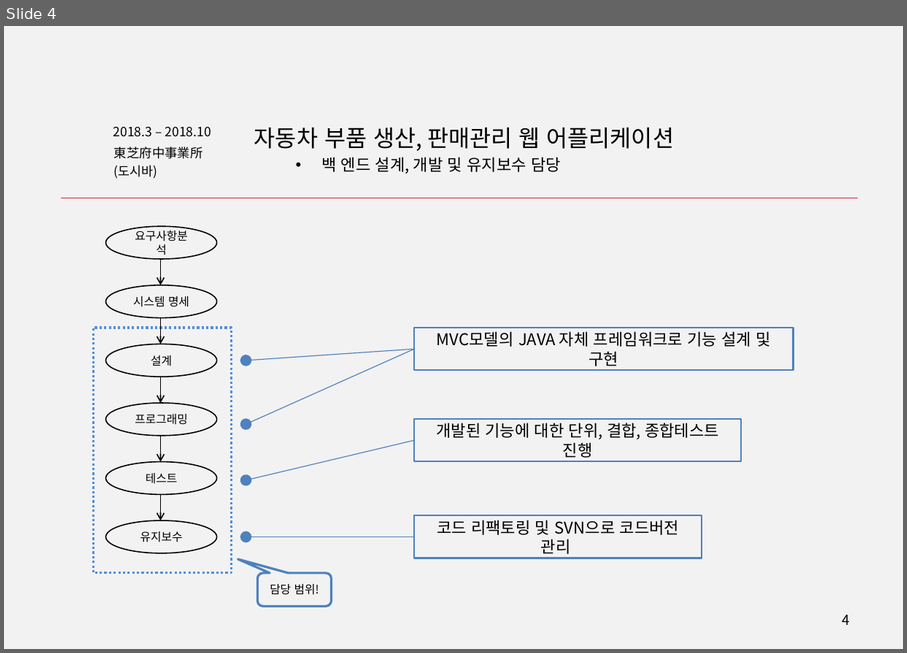
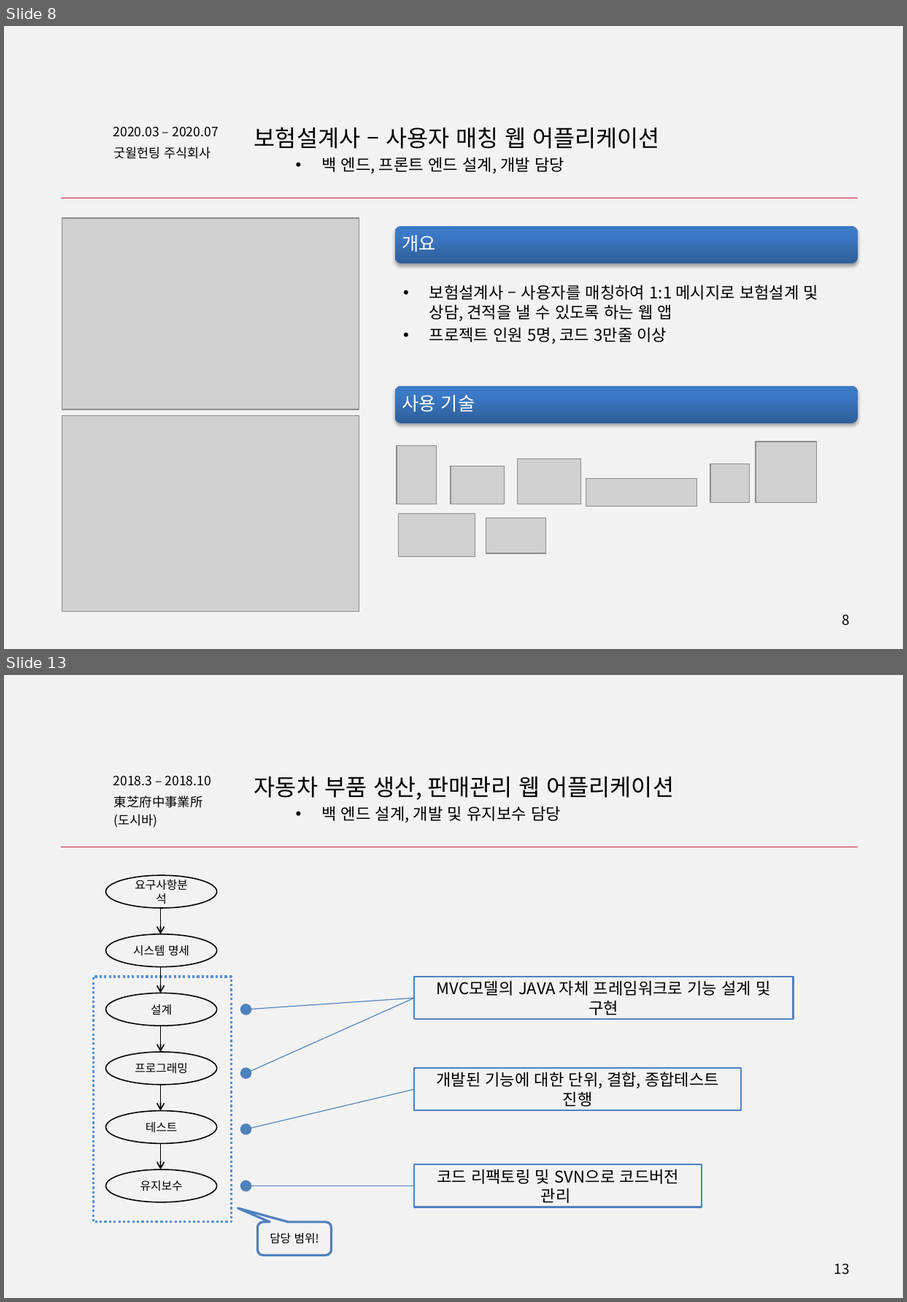
Before and after one commit to Marmaladee/Portfolio, a slide deck: 포트폴리오_강동수(Kang Dongsoo).pptx. Shown one above the other, each under a label of ours: slide 4 before the commit, slides 8 and 13 after it; the slides between them are not shown. The pictures are 907x653 and 907x1302 pixels, drawn with LibreOffice and Linux fonts; fonts in the diff are those of the drawing; grey boxes stand for pictures. Boxes give left, top, right and bottom in pixels: in the first picture for what was removed or moved away, otherwise in the second. Text is boxed around its words. In the diff, an @@ line names an element or a change of style, - is before the commit and + after.

```diff
--- a/포트폴리오_강동수(Kang Dongsoo).pptx
+++ b/포트폴리오_강동수(Kang Dongsoo).pptx
@@ slide 8 added at [4, 26, 903, 649], background #F2F2F2 @@
@@ text added at [113, 127, 219, 137], 11.1 pt, text #000000 @@
+2020.03 – 2020.07
@@ text added at [254, 127, 660, 173], 20 pt, text #000000 @@
+보험설계사 – 사용자 매칭 웹 어플리케이션
+  • 백 엔드, 프론트 엔드 설계, 개발 담당
@@ text added at [114, 146, 211, 159], 11 pt, text #000000 @@
+굿윌헌팅 주식회사
@@ line added from (61, 198) to (859, 198), #D02646 0.75 pt @@
@@ picture added at [62, 218, 360, 409] @@
@@ rounded rectangle added at [395, 226, 857, 263], fill gradient #2F5F99 to #3D7CC7 to #3A7CCB @@
@@ text added at [403, 235, 436, 252], 16 pt, text #FFFFFF @@
+개요
@@ text added at [430, 284, 819, 344], 14 pt, text #000000 @@
+• 보험설계사 – 사용자를 매칭하여 1:1 메시지로 보험설계 및 상담, 견적을 낼 수 있도록 하는 웹 앱
+• 프로젝트 인원 5명, 코드 3만줄 이상
@@ rounded rectangle added at [395, 387, 857, 424], fill gradient #2F5F99 to #3D7CC7 to #3A7CCB @@
@@ text added at [403, 395, 475, 411], 16 pt, text #FFFFFF @@
+사용 기술
@@ picture added at [62, 416, 360, 611] @@
@@ picture added at [757, 441, 817, 502] @@
@@ picture added at [397, 445, 437, 503] @@
@@ picture added at [518, 459, 581, 504] @@
@@ picture added at [451, 466, 504, 503] @@
@@ picture added at [586, 479, 698, 506] @@
@@ picture added at [711, 464, 750, 503] @@
@@ picture added at [398, 514, 475, 557] @@
@@ picture added at [487, 517, 546, 553] @@
@@ page number added at [842, 614, 850, 625], 12 pt, text #000000 @@
+8
@@ what was slide 4 is now slide 13 @@
@@ page number at [835, 1263, 850, 1274]: text changed @@
-4
+13
```
Also in this commit, not shown: 3 slides changed, 8 other slides added, 4 other files.
